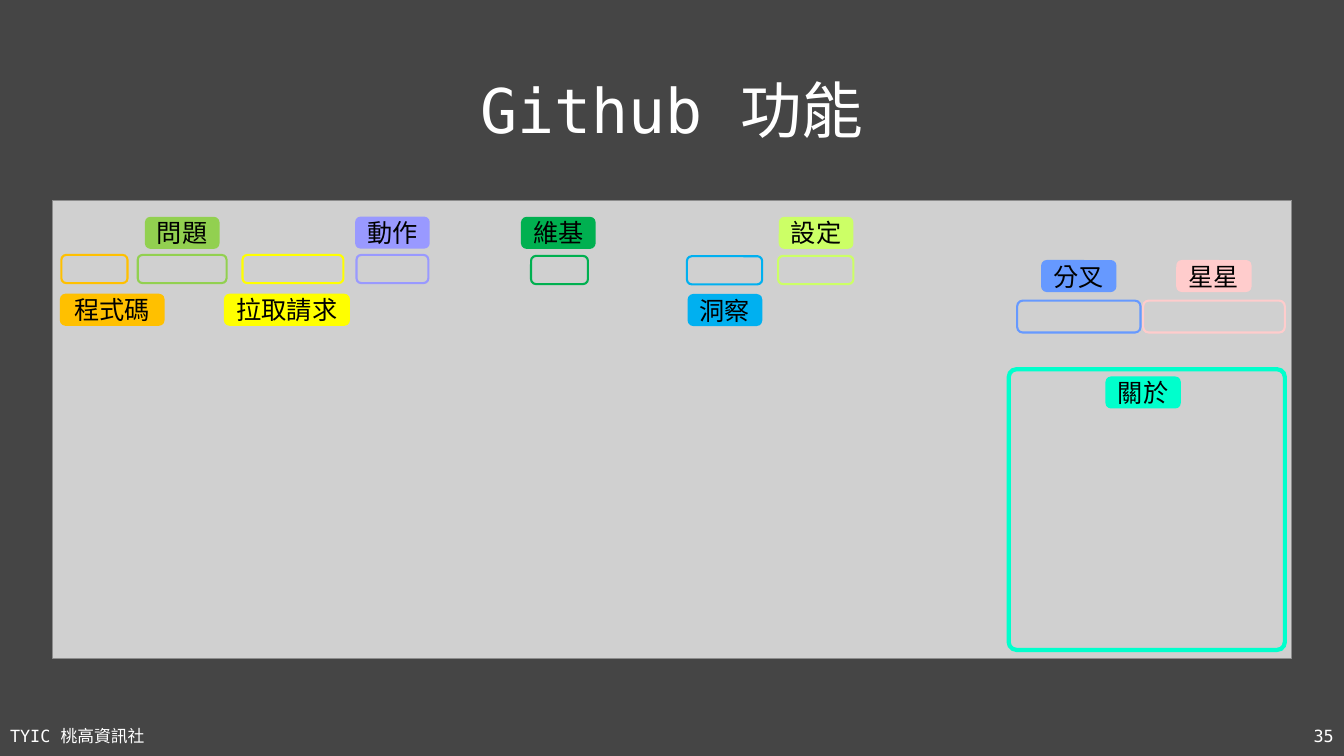
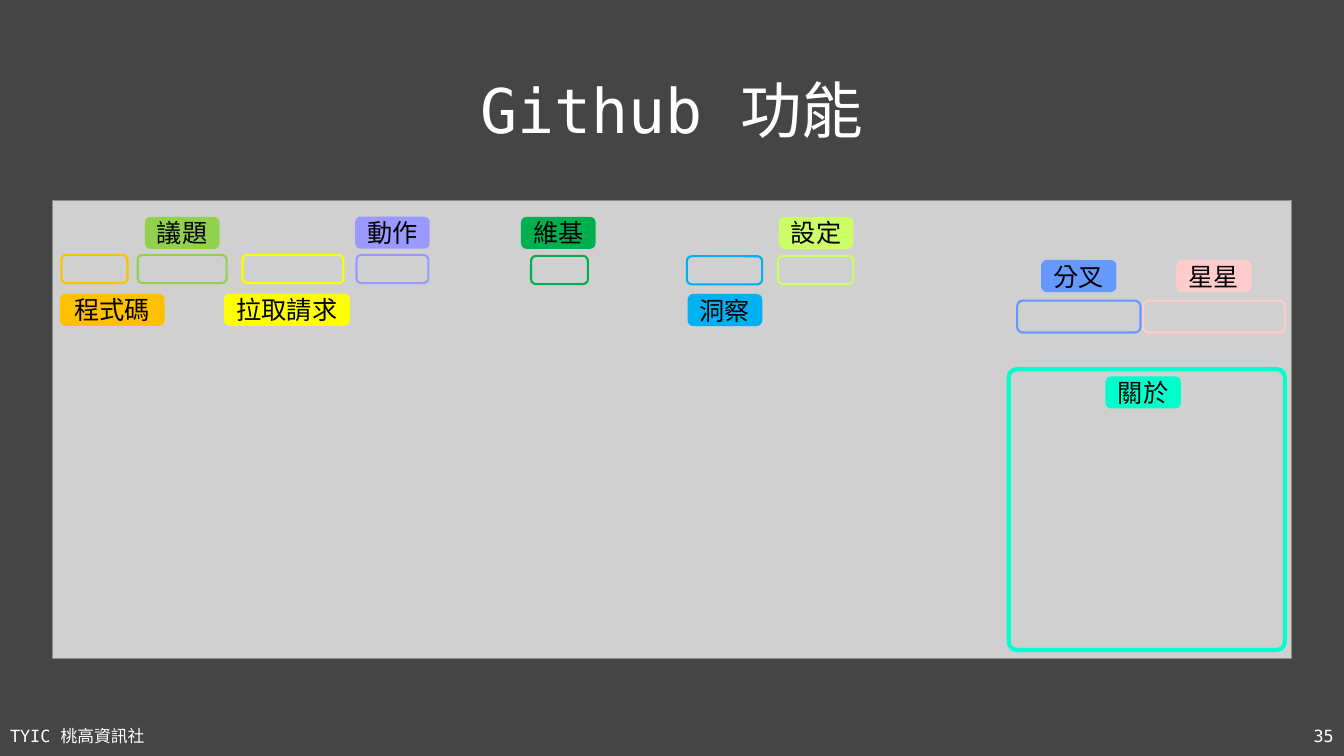
Before and after one commit to TYSHIC/slides, a slide deck: slide 35 of ppt/30_Git 與 Github.pptx. Drawn at 1344x756 pixels with LibreOffice and Linux fonts; fonts in the diff are those of the drawing; grey boxes stand for pictures. Boxes give left, top, right and bottom in pixels: in the first picture for what was removed or moved away, otherwise in the second. Text is boxed around its words. In the diff, an @@ line names an element or a change of style, - is before the commit and + after.

```diff
--- a/ppt/30_Git 與 Github.pptx
+++ b/ppt/30_Git 與 Github.pptx
@@ text in rounded rectangle at bbox=[157, 221, 207, 244]: text changed @@
-問題
+議題
```
Also in this commit, not shown: 2 other slides changed, 2 other files.
